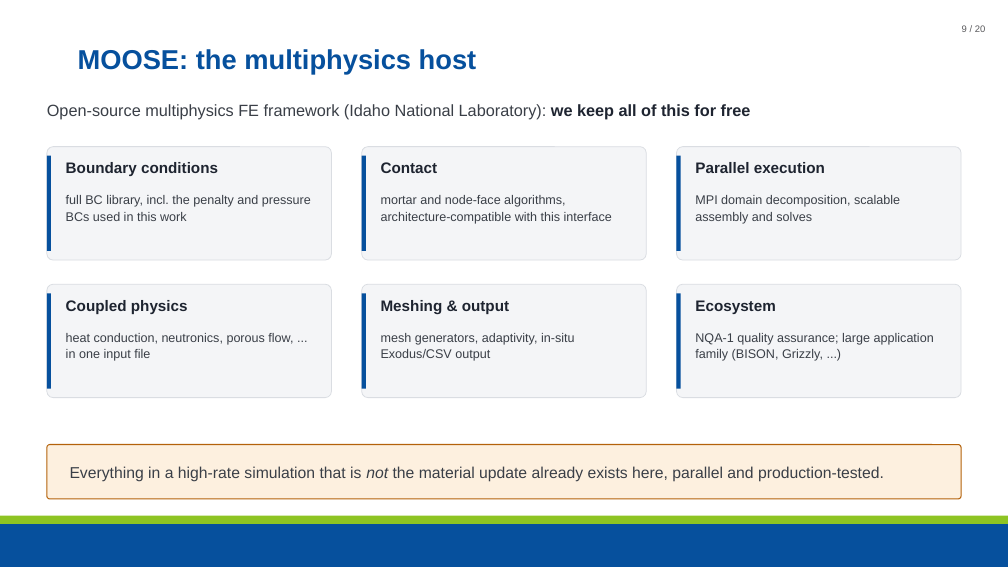
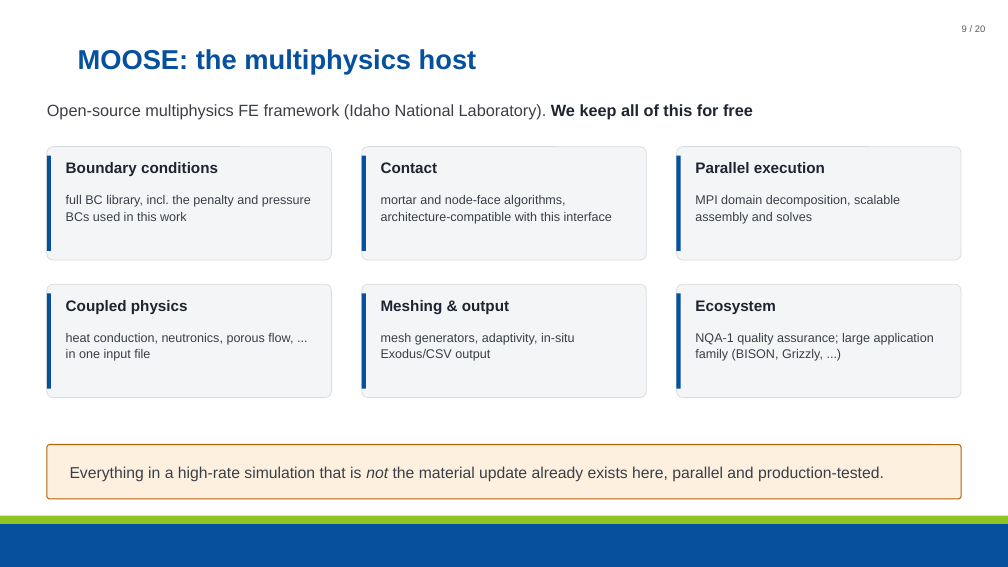
Before and after one commit to maxnezdyur/marlin, a slide deck: slide 9 of examples/impact/slide_assets/WCCM_NEML2_explicit_dynamics_v2.pptx. Drawn at 1008x567 pixels with LibreOffice and Linux fonts; fonts in the diff are those of the drawing; background and template pictures are left out. Boxes give left, top, right and bottom in pixels: in the first picture for what was removed or moved away, otherwise in the second. Text is boxed around its words. In the diff, an @@ line names an element or a change of style, - is before the commit and + after.

```diff
--- a/examples/impact/slide_assets/WCCM_NEML2_explicit_dynamics_v2.pptx
+++ b/examples/impact/slide_assets/WCCM_NEML2_explicit_dynamics_v2.pptx
@@ text at [47, 104, 753, 119]: text changed @@
-Open-source multiphysics FE framework (Idaho National Laboratory): we keep all of this for free
+Open-source multiphysics FE framework (Idaho National Laboratory). We keep all of this for free
```
Also in this commit, not shown: 13 other slides changed, 1 other file.
